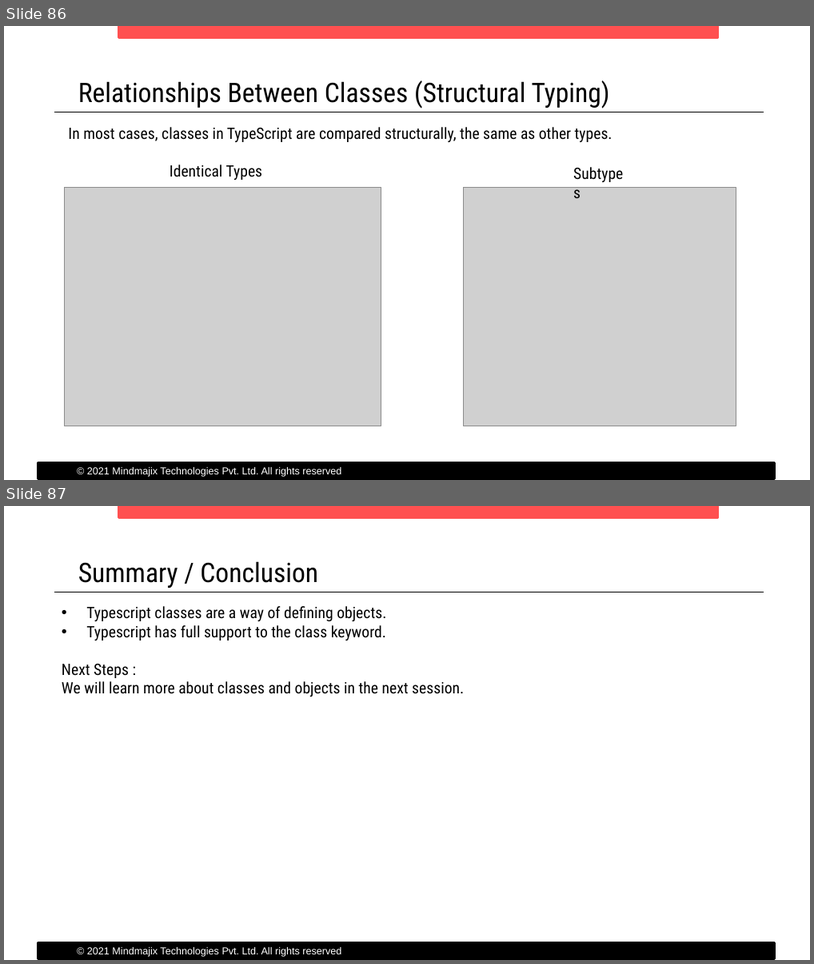
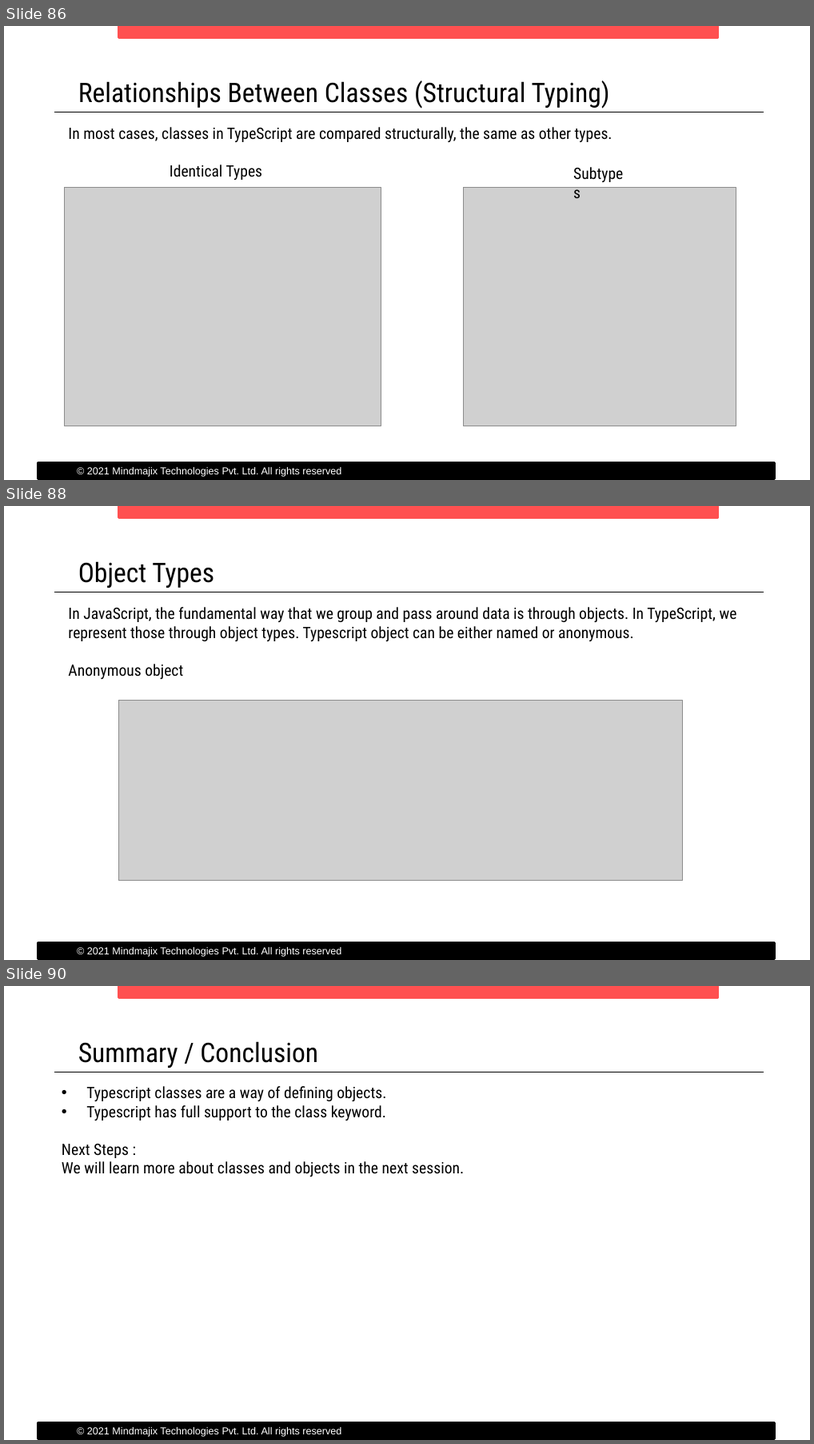
Before and after one commit to benjaminmishra/hello-typescript, a slide deck: docs/Typescript Demo.pptx. Shown one above the other, each under a label of ours: slides 86 and 87 before the commit, slides 86, 88 and 90 after it; the slides between them are not shown. The pictures are 814x964 and 814x1444 pixels, drawn with LibreOffice and Linux fonts; fonts in the diff are those of the drawing; grey boxes stand for pictures. Boxes give left, top, right and bottom in pixels: in the first picture for what was removed or moved away, otherwise in the second. Text is boxed around its words. In the diff, an @@ line names an element or a change of style, - is before the commit and + after.

Commit message:
Added Object types demo

```diff
--- a/docs/Typescript Demo.pptx
+++ b/docs/Typescript Demo.pptx
@@ slide 88 added at box(4, 506, 810, 960), background #FFFFFF @@
@@ rectangle added at box(118, 507, 718, 517), fill #FF5050, outline #FF5050 2 pt @@
@@ text added at box(78, 561, 214, 588), 24 pt, text #000000 @@
+Object Types
@@ line added from (55, 592) to (764, 592), #000000 0.75 pt @@
@@ text added at box(68, 607, 738, 679), 14 pt, text #000000 @@
+              In JavaScript, the fundamental way that we group and pass around data is through objects. In TypeScript, we represent those through object types. Typescript object can be either named or anonymous.
+              Anonymous object
@@ picture added at box(118, 700, 683, 880) @@
@@ rectangle added at box(38, 942, 775, 958), fill #000000, outline #000000 2 pt @@
@@ text added at box(87, 947, 342, 956), 9 pt, text #FFFFFF @@
+© 2021 Mindmajix Technologies Pvt. Ltd. All rights reserved
@@ what was slide 87 is now slide 90 @@
```
Also in this commit, not shown: 1 slide changed, 2 other slides added, 3 other files.
